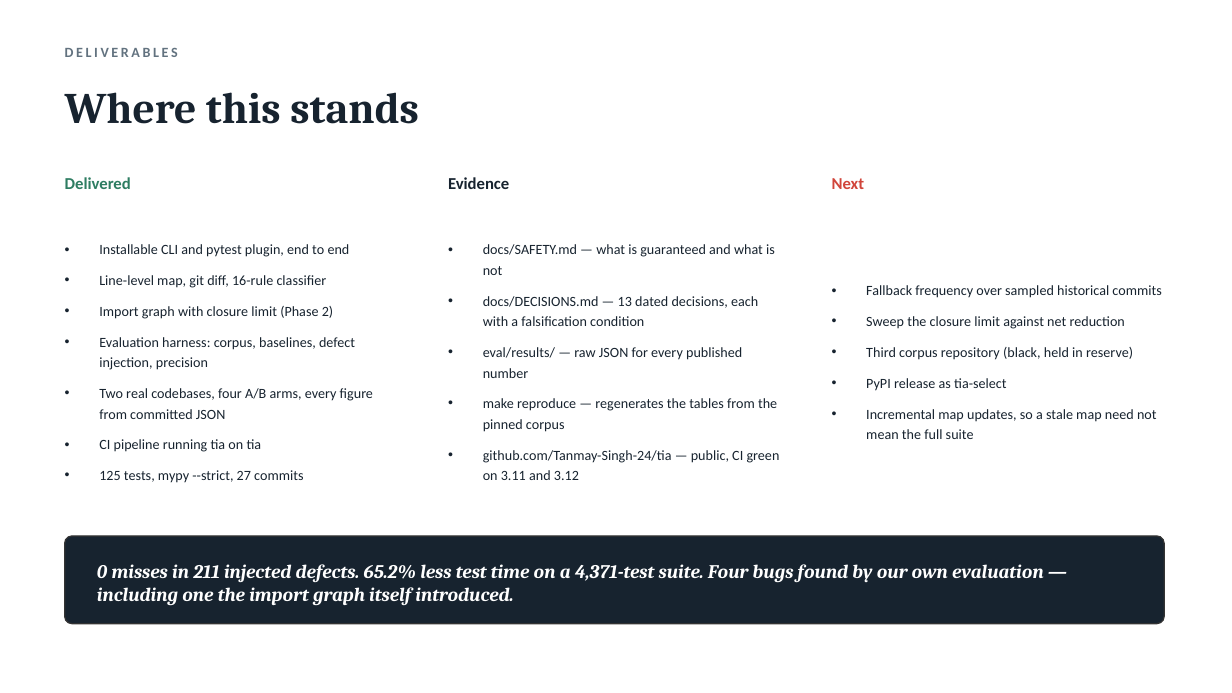
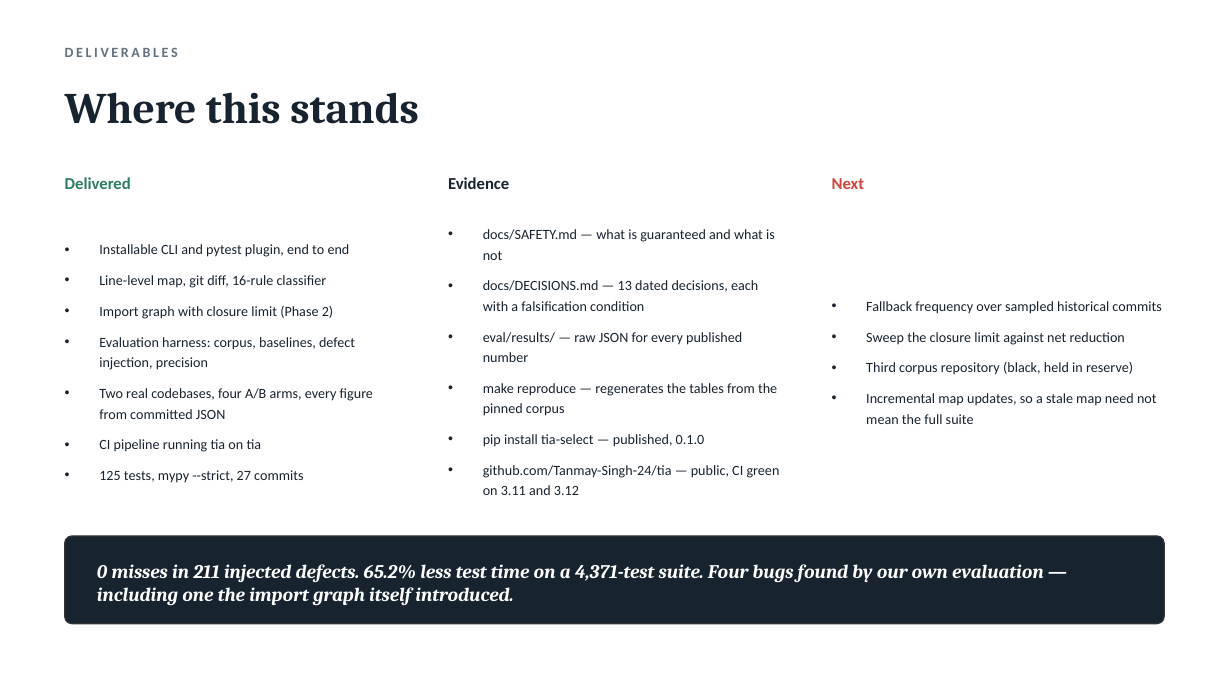
Before and after one commit to Tanmay-Singh-24/tia, a slide deck: slide 12 of docs/tia-review-2.pptx. Drawn at 1232x693 pixels with LibreOffice and Linux fonts; fonts in the diff are those of the drawing. Boxes give left, top, right and bottom in pixels: in the first picture for what was removed or moved away, otherwise in the second. Text is boxed around its words. In the diff, an @@ line names an element or a change of style, - is before the commit and + after.

Commit message:
docs: tia-select 0.1.0 is on PyPI
Verified by installing from the index into a clean venv, not by trusting the
upload's 200: pip install tia-select, tia --version reports 0.1.0, the console
script and the pytest plugin both register.

The README's install instruction is now true, so it is written down. The status
line no longer says pre-alpha, and says instead that the tool has missed twice
and where both are root-caused — a published package should not be the moment
that claim gets quieter.

Deck updated: publication moves from 'next' to 'delivered'.

```diff
--- a/docs/tia-review-2.pptx
+++ b/docs/tia-review-2.pptx
@@ text at <box>866,378,1007,391</box>: paragraph removed @@
-• PyPI release as tia-select
@@ text at <box>483,434,705,447</box>: paragraph added @@
+• pip install tia-select — published, 0.1.0
```
Also in this commit, not shown: 2 other files.
